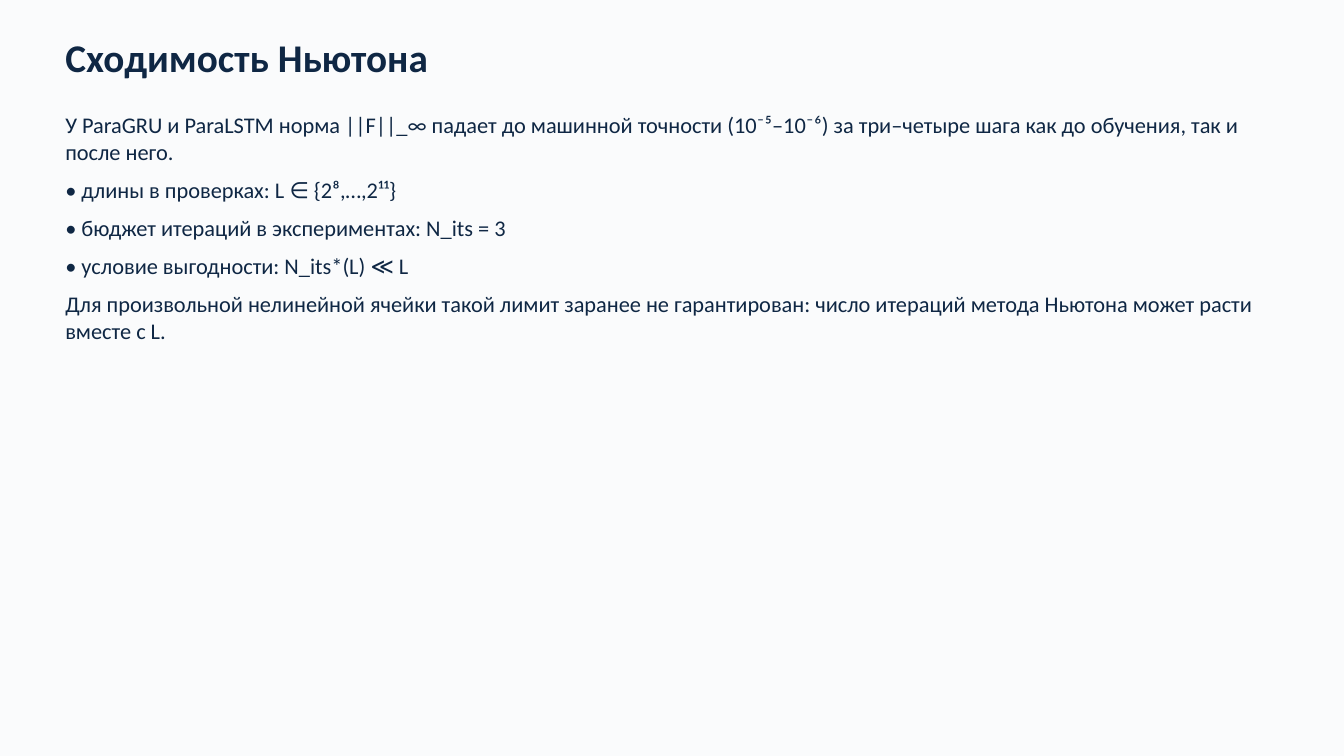
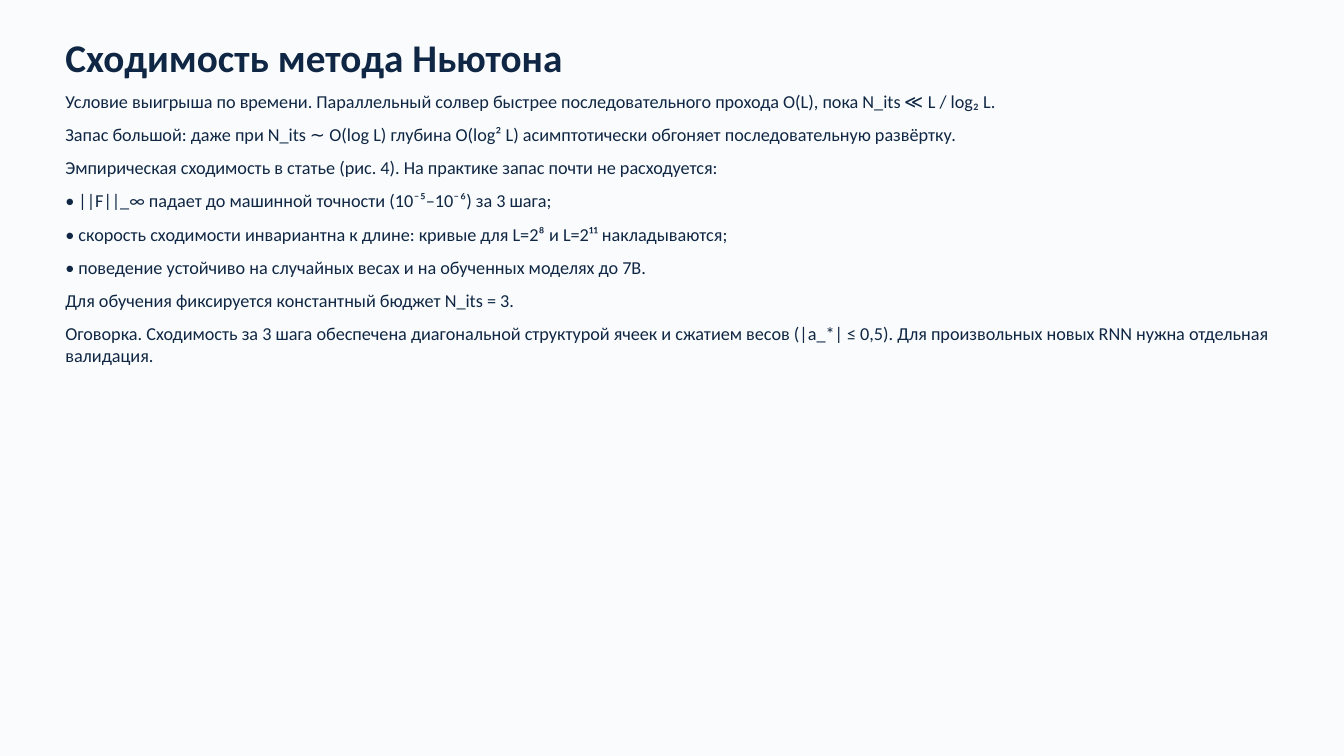
Before and after one commit to bugkira/eff-nn-hw2, a slide deck: slide 6 of presentation/ParaRNN-draft.pptx. Drawn at 1344x756 pixels with LibreOffice and Linux fonts; fonts in the diff are those of the drawing. Boxes give left, top, right and bottom in pixels: in the first picture for what was removed or moved away, otherwise in the second. Text is boxed around its words. In the diff, an @@ line names an element or a change of style, - is before the commit and + after.

Commit message:
Update ParaRNN slides after narrative pass.
Tighten Newton convergence, diagonalization critique, and asymptotics
wording; refresh PDF/PPTX exports.

```diff
--- a/presentation/ParaRNN-draft.pptx
+++ b/presentation/ParaRNN-draft.pptx
@@ text at [65, 46, 562, 79]: text changed @@
-Сходимость Ньютона
+Сходимость метода Ньютона
@@ text at [65, 95, 1268, 365]: text changed; size 16 to 13 pt @@
-У ParaGRU и ParaLSTM норма ||F||_∞ падает до машинной точности (10⁻⁵–10⁻⁶) за три–четыре шага как до обучения, так и после него.
-• длины в проверках: L ∈ {2⁸,…,2¹¹}
-• бюджет итераций в экспериментах: N_its = 3
-• условие выгодности: N_its*(L) ≪ L
-Для произвольной нелинейной ячейки такой лимит заранее не гарантирован: число итераций метода Ньютона может расти вместе с L.
+Условие выигрыша по времени. Параллельный солвер быстрее последовательного прохода O(L), пока N_its ≪ L / log₂ L.
+Запас большой: даже при N_its ∼ O(log L) глубина O(log² L) асимптотически обгоняет последовательную развёртку.
+Эмпирическая сходимость в статье (рис. 4). На практике запас почти не расходуется:
+• ||F||_∞ падает до машинной точности (10⁻⁵–10⁻⁶) за 3 шага;
+• скорость сходимости инвариантна к длине: кривые для L=2⁸ и L=2¹¹ накладываются;
+• поведение устойчиво на случайных весах и на обученных моделях до 7B.
+Для обучения фиксируется константный бюджет N_its = 3.
+Оговорка. Сходимость за 3 шага обеспечена диагональной структурой ячеек и сжатием весов (|a_*| ≤ 0,5). Для произвольных новых RNN нужна отдельная валидация.
```
Also in this commit, not shown: 1 slide added, 1 slide removed, 4 other files.
